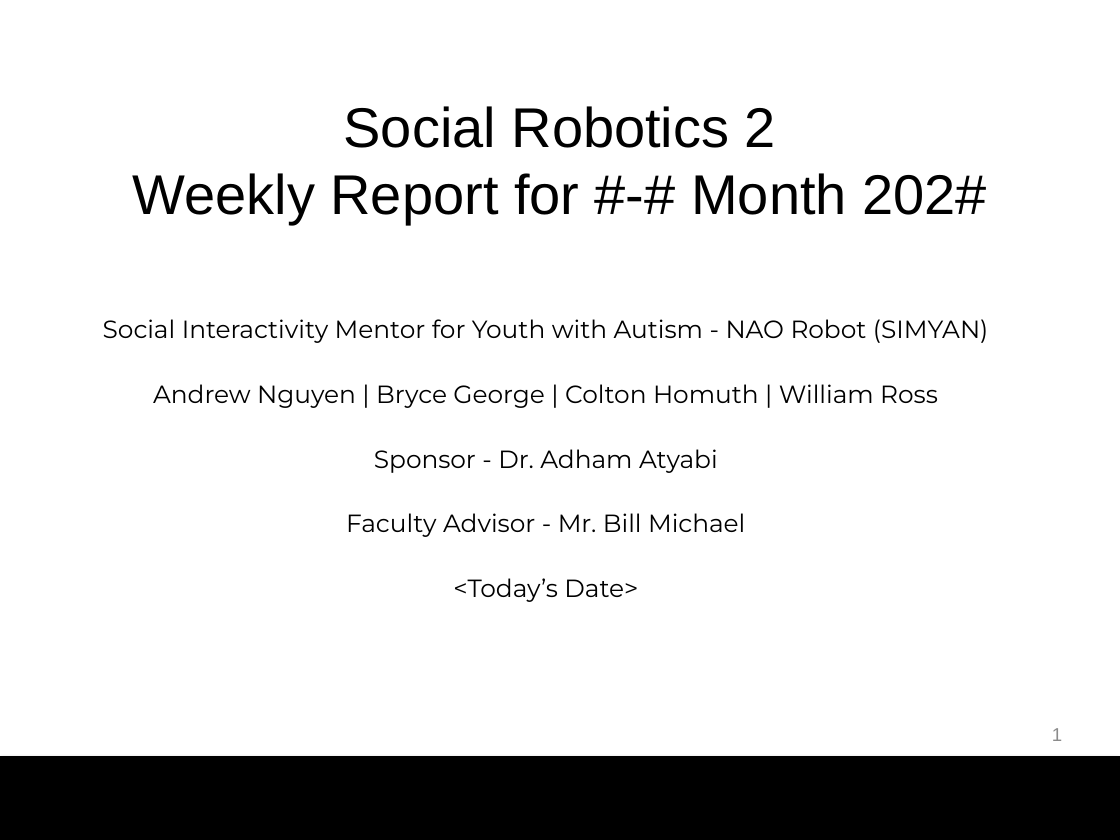
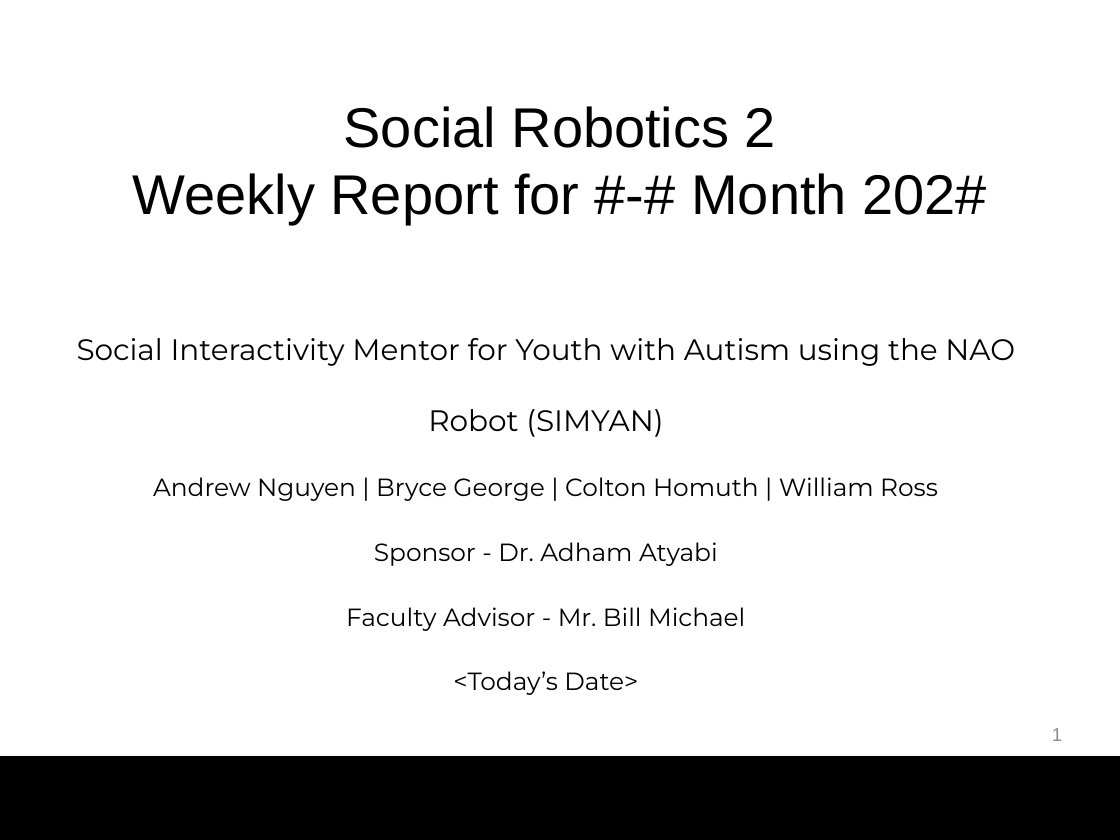
Before and after one commit to bg719/UCCS-Social-Robotics, a slide deck: slide 1 of docs/WeeklyUpdates/WeeklyUpdateTemplate.pptx. Drawn at 1120x840 pixels with LibreOffice and Linux fonts; fonts in the diff are those of the drawing; background and template pictures are left out. Boxes give left, top, right and bottom in pixels: in the first picture for what was removed or moved away, otherwise in the second. Text is boxed around its words. In the diff, an @@ line names an element or a change of style, - is before the commit and + after.

Commit message:
revise: group name revision on Weekly Update template

```diff
--- a/docs/WeeklyUpdates/WeeklyUpdateTemplate.pptx
+++ b/docs/WeeklyUpdates/WeeklyUpdateTemplate.pptx
@@ text at [77,338,1015,437]: text changed; size 16 to 19 pt @@
-Social Interactivity Mentor for Youth with Autism - NAO Robot (SIMYAN)
+Social Interactivity Mentor for Youth with Autism using the NAO Robot (SIMYAN)
```
